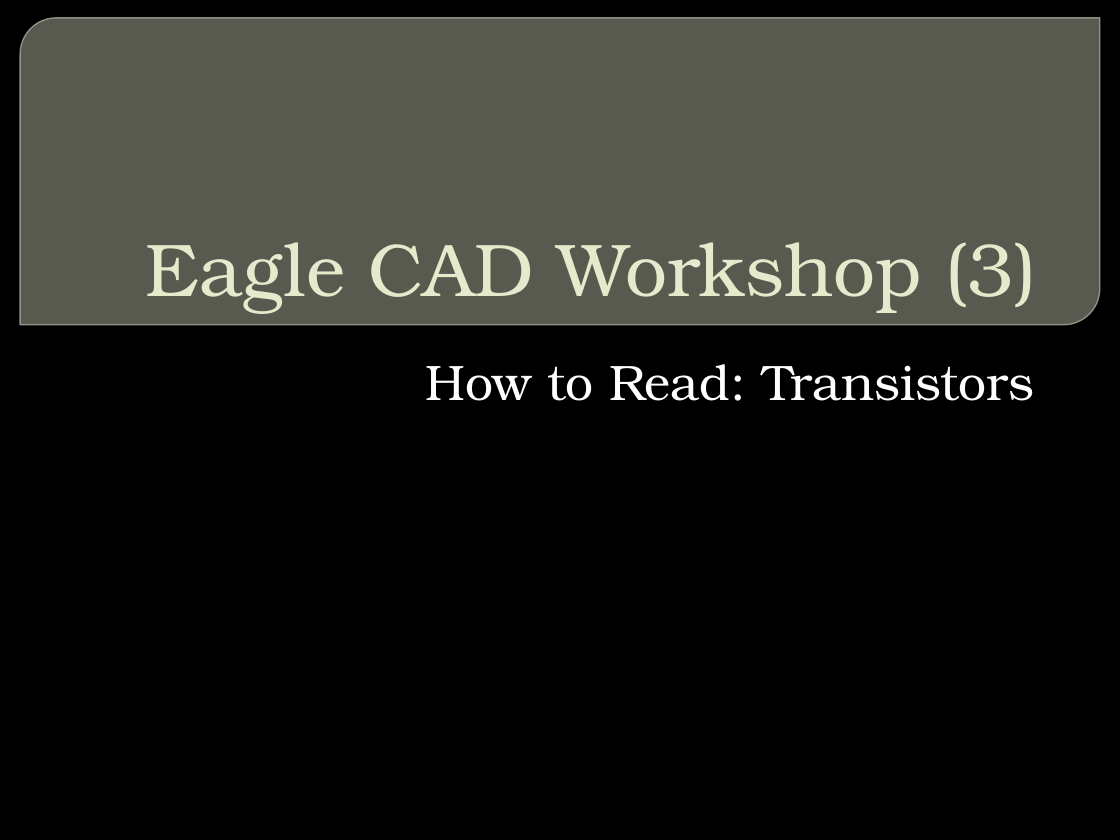
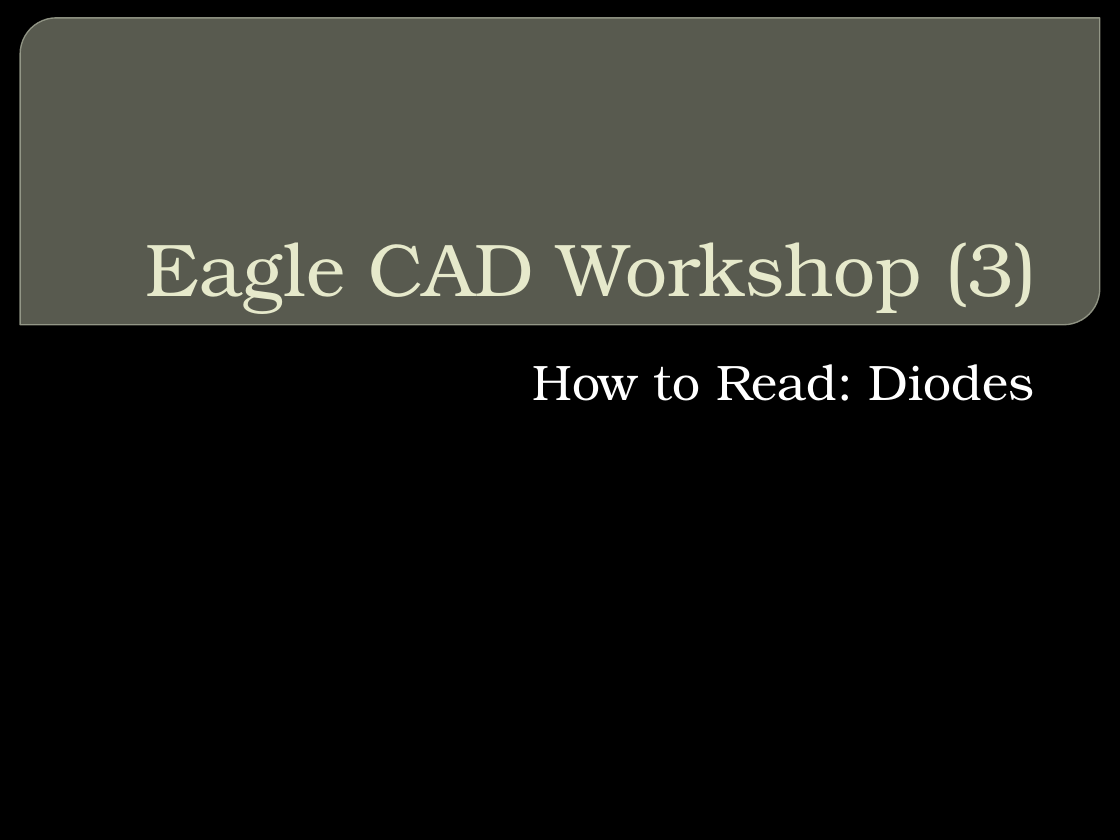
Before and after one commit to CSPon/Workshop_Materials, a slide deck: slide 1 of Workshop_Slides/Eagle CAD/Eagle CAD Workshop (3).pptx. Drawn at 1120x840 pixels with LibreOffice and Linux fonts; fonts in the diff are those of the drawing; background and template pictures are left out. Boxes give left, top, right and bottom in pixels: in the first picture for what was removed or moved away, otherwise in the second. Text is boxed around its words. In the diff, an @@ line names an element or a change of style, - is before the commit and + after.

```diff
--- a/Workshop_Slides/Eagle CAD/Eagle CAD Workshop (3).pptx
+++ b/Workshop_Slides/Eagle CAD/Eagle CAD Workshop (3).pptx
@@ subtitle at (532, 364, 1034, 401): text changed @@
-How to Read: Transistors
+How to Read: Diodes
```
Also in this commit, not shown: 5 slides added, 8 slides removed, 4 other files.
